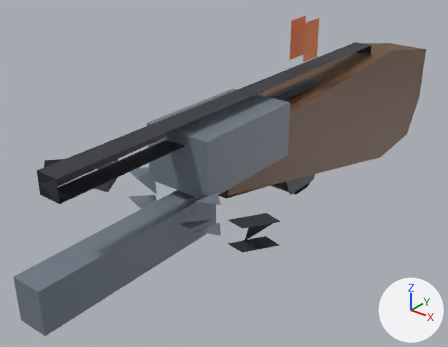
One commit to the glTF model client/public/assets/sw5e-devices/heavy-bowcaster.lod.glb: the scene before it, then after it.
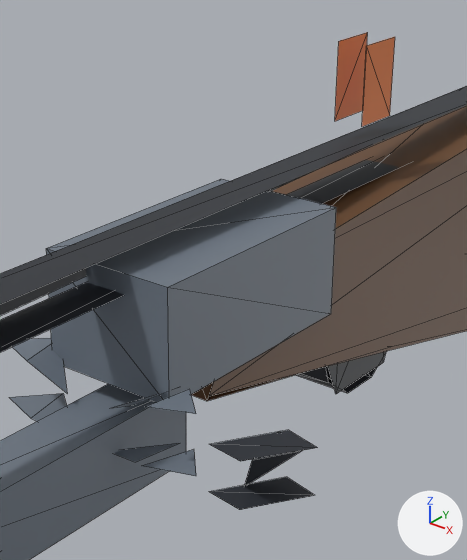
Each version appears first whole from a camera (50 mm lens) standing at (0.451, -0.687, 0.32) and looking at (-0.047, -0.064, -0.066), and next in a close-up on the part from 28% to 79% of the width and 0% to 80% of the height. The axes (+X, +Y, +Z) are drawn at lower right. The lights are the same throughout. The first two pictures are the older version. The close-ups show mesh edges as thin lines. Where no turn or scale is listed for an object, it has been applied to the vertices.

Script lines for the objects in view, before the commit:
```python
me_m = bpy.data.meshes.new('m')
me_m.from_pydata(...)  # 128 vertices, 110 faces; spans x -0.16..0.16, y -0.425..0.425, z -0.138..0.138
me_m.materials.append(mat_defaultmaterial)
# before: 44 (0.093, -0.222, -0.008) at pixel (196, 413), 46 (0.065, -0.233, -0.008) at pixel (144, 406), 48 (0.071, -0.201, -0.008) at pixel (189, 388)
ob_m = bpy.data.objects.new('m', me_m)
ob_m.location = (-0.0177, 0.0, 0.0)
```
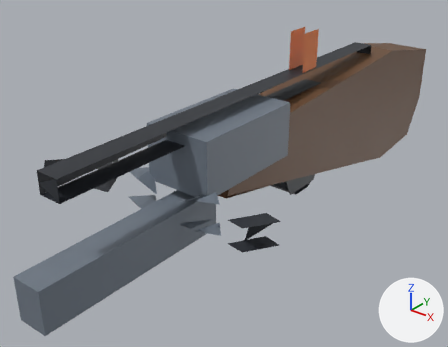
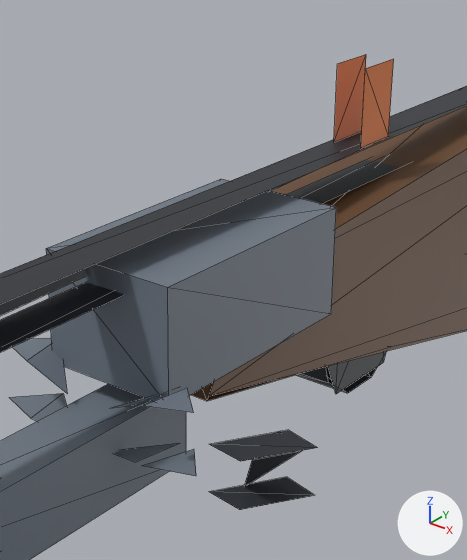
Pixel boxes (x1, y1, x2, y2) of what changed, in the close-ups (467 x 560 px; the box of a moved part takes in the faces that stretch with it):
'm', reshaped: before (0, 32, 467, 560); after (0, 54, 467, 560)
part 1 of me_m, moved or reshaped: before (335, 32, 368, 121); after (334, 54, 366, 142)
part 2 of me_m, moved or reshaped: before (362, 37, 395, 126); after (361, 59, 394, 147)
part 3 of me_m, moved or reshaped: before (145, 389, 196, 414); after (143, 388, 194, 413)

Diff of the bpy script that builds the scene:
```diff
--- a/client/public/assets/sw5e-devices/heavy-bowcaster.lod.glb.py
+++ b/client/public/assets/sw5e-devices/heavy-bowcaster.lod.glb.py
@@ me_m @@
 # used by ob_m; location = (-0.0177, 0.0, 0.0)
-me_m.from_pydata(...)  # 128 vertices, 110 faces; spans x -0.16..0.16, y -0.425..0.425, z -0.138..0.138
+me_m.from_pydata(...)  # 128 vertices, 110 faces; spans x -0.16..0.16, y -0.425..0.425, z -0.138..0.123
+# me_m part 1: the loose piece of 4 vertices spanning x 0.007, y 0.038..0.075, z 0.083..0.138 is moved by (0.0, 0.0, -0.015)
+# me_m part 2: the loose piece of 4 vertices spanning x 0.029, y 0.038..0.075, z 0.083..0.138 is moved by (0.0, 0.0, -0.015)
+# me_m part 3
+for i in [44, 46, 48]: me_m.vertices[i].co += Vector((-0.002, 0.0, 0.0))
 me_m.materials.append(mat_defaultmaterial)
```
